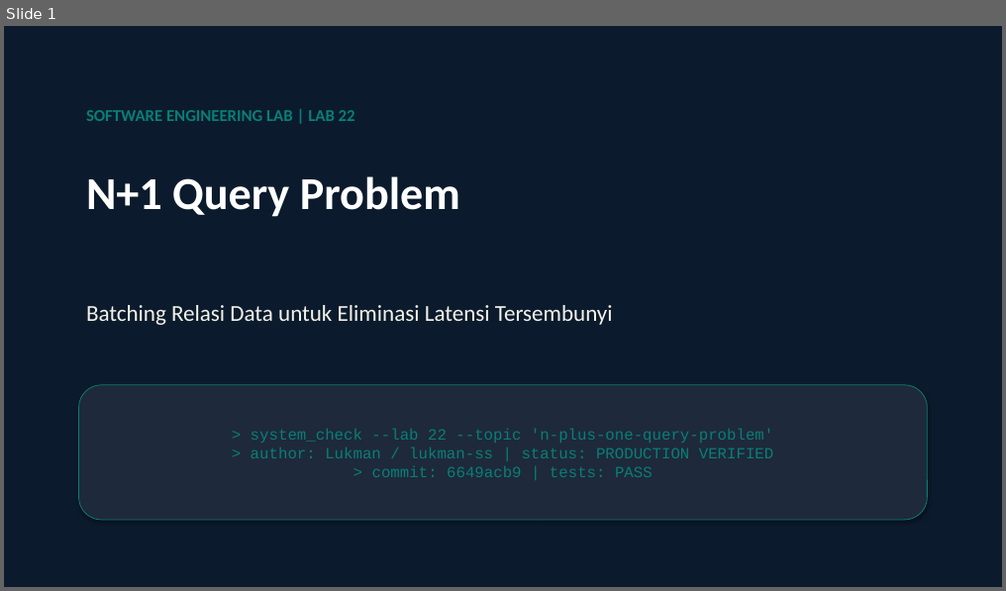
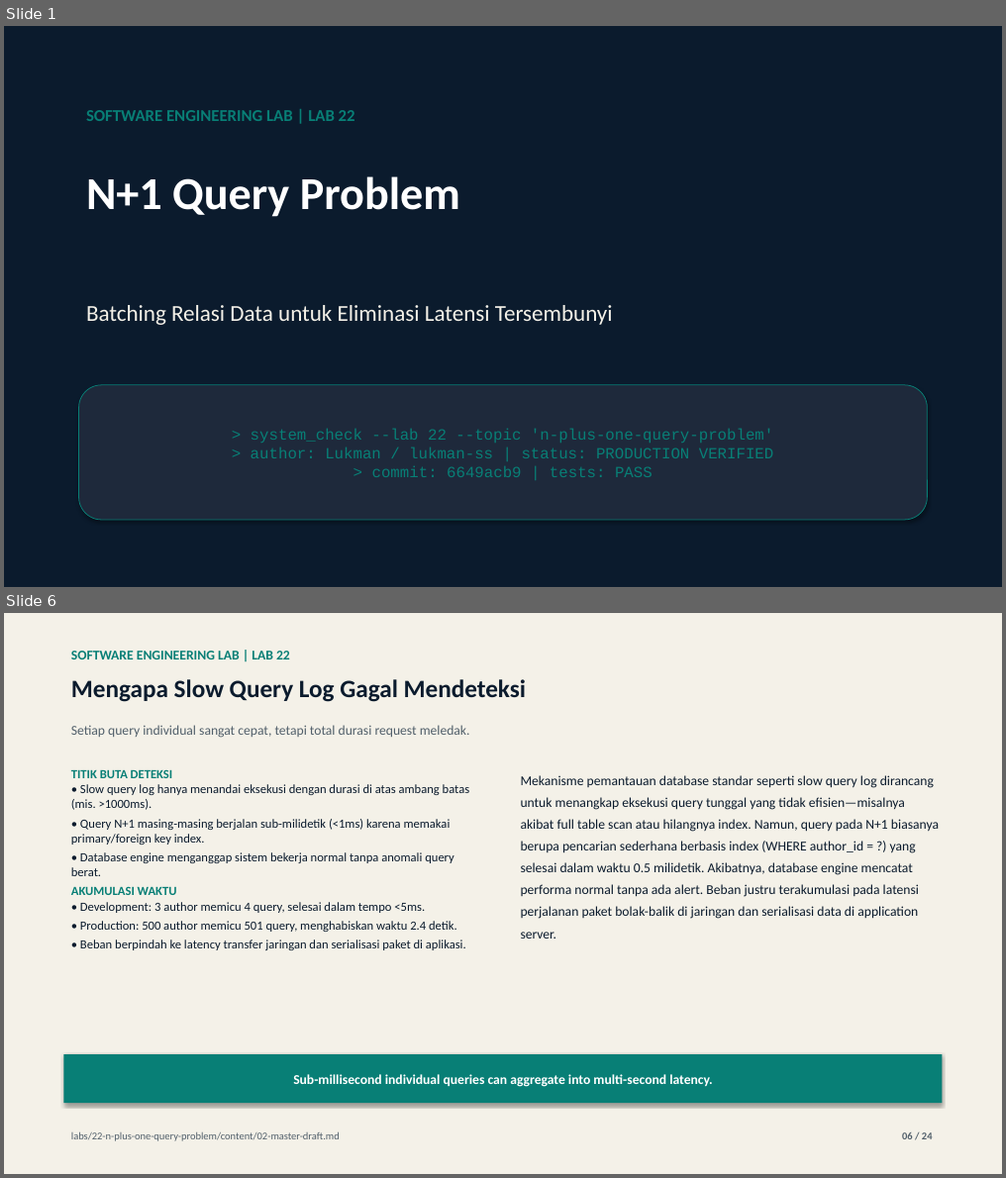
Before and after one commit to lukman-ss/software-engineering-lab, a slide deck: labs/22-n-plus-one-query-problem/result/linkedin/lab-22-n-plus-one-query-problem-carousel.pptx. Shown one above the other, each under a label of ours: slide 1 before the commit, slides 1 and 6 after it; the slides between them are not shown. The pictures are 1006x591 and 1006x1178 pixels, drawn with LibreOffice and Linux fonts; fonts in the diff are those of the drawing. Boxes give left, top, right and bottom in pixels: in the first picture for what was removed or moved away, otherwise in the second. Text is boxed around its words. In the diff, an @@ line names an element or a change of style, - is before the commit and + after.

```diff
--- a/labs/22-n-plus-one-query-problem/result/linkedin/lab-22-n-plus-one-query-problem-carousel.pptx
+++ b/labs/22-n-plus-one-query-problem/result/linkedin/lab-22-n-plus-one-query-problem-carousel.pptx
@@ slide 6 added at <box>4,613,1002,1174</box>, background #FFFFFF @@
@@ rectangle added at <box>4,613,1002,1174</box>, fill #F4F1E8 @@
@@ text added at <box>71,651,290,660</box>, 13 pt, text #087F76, bold @@
+SOFTWARE ENGINEERING LAB | LAB 22
@@ text added at <box>71,679,526,702</box>, 24 pt, text #0B1B2D, bold @@
+Mengapa Slow Query Log Gagal Mendeteksi
@@ text added at <box>71,725,470,738</box>, 13 pt, text #52606B @@
+Setiap query individual sangat cepat, tetapi total durasi request meledak.
@@ text added at <box>71,769,470,951</box>, 12 pt, text #0B1B2D @@
+TITIK BUTA DETEKSI
+• Slow query log hanya menandai eksekusi dengan durasi di atas ambang batas (mis. >1000ms).
+• Query N+1 masing-masing berjalan sub-milidetik (<1ms) karena memakai primary/foreign key index.
+• Database engine menganggap sistem bekerja normal tanpa anomali query berat.
+AKUMULASI WAKTU
+• Development: 3 author memicu 4 query, selesai dalam tempo <5ms.
+• Production: 500 author memicu 501 query, menghabiskan waktu 2.4 detik.
+• Beban berpindah ke latency transfer jaringan dan serialisasi paket di aplikasi.
@@ text added at <box>521,775,939,939</box>, 13 pt, text #0B1B2D @@
+Mekanisme pemantauan database standar seperti slow query log dirancang untuk menangkap eksekusi query tunggal yang tidak efisien—misalnya akibat full table scan atau hilangnya index. Namun, query pada N+1 biasanya berupa pencarian sederhana berbasis index (WHERE author_id = ?) yang selesai dalam waktu 0.5 milidetik. Akibatnya, database engine mencatat performa normal tanpa ada alert. Beban justru terakumulasi pada latensi perjalanan paket bolak-balik di jaringan dan serialisasi data di application server.
@@ rectangle added at <box>63,1055,943,1103</box>, fill #087F76, 13 pt, text #FFFFFF, bold @@
+Sub-millisecond individual queries can aggregate into multi-second latency.
@@ text added at <box>71,1132,340,1142</box>, 10 pt, text #52606B @@
+labs/22-n-plus-one-query-problem/content/02-master-draft.md
@@ text added at <box>902,1133,933,1140</box>, 10 pt, text #52606B, bold @@
+06 / 24
```
Also in this commit, not shown: 22 other slides added, 23 slides removed, 9 other files.
